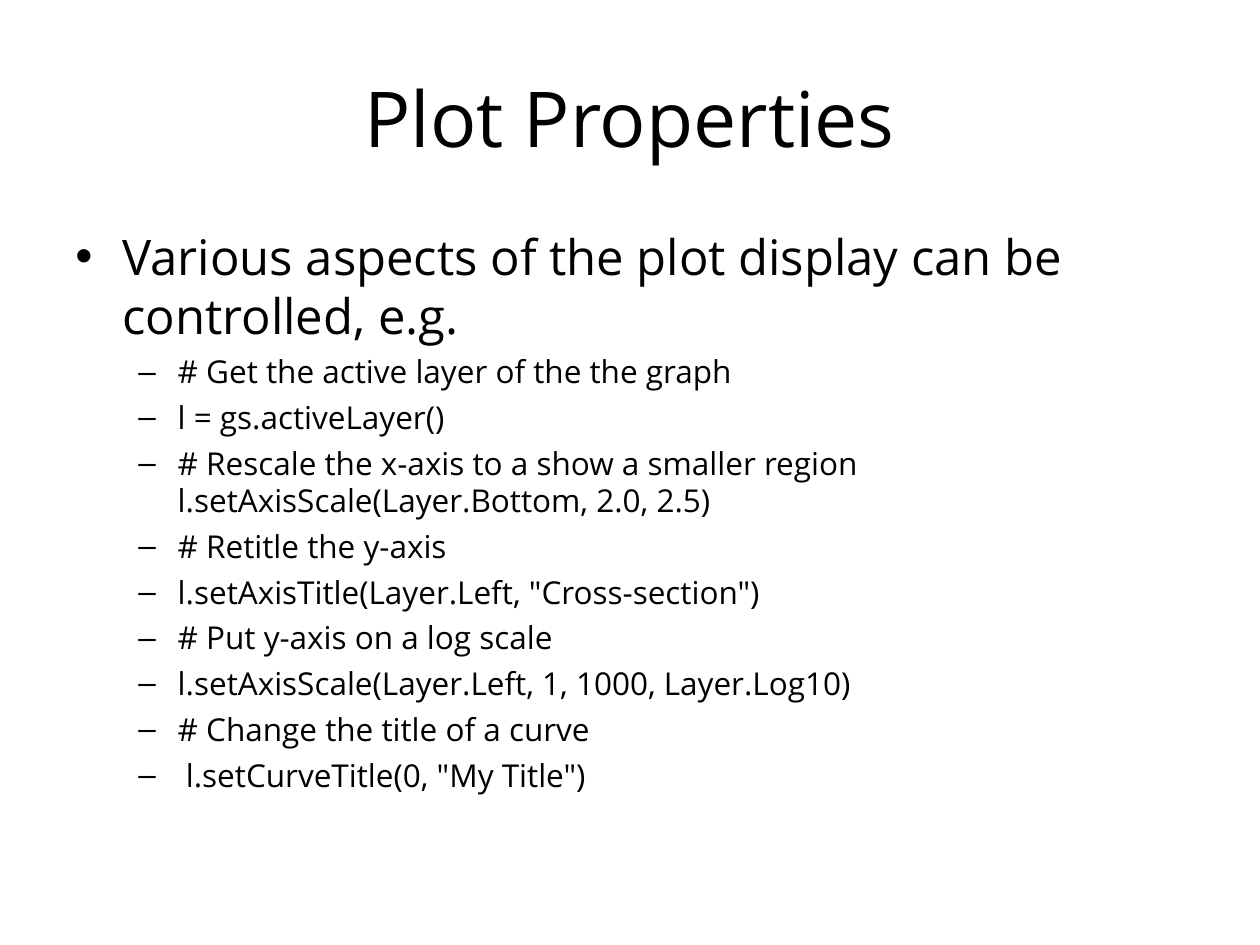
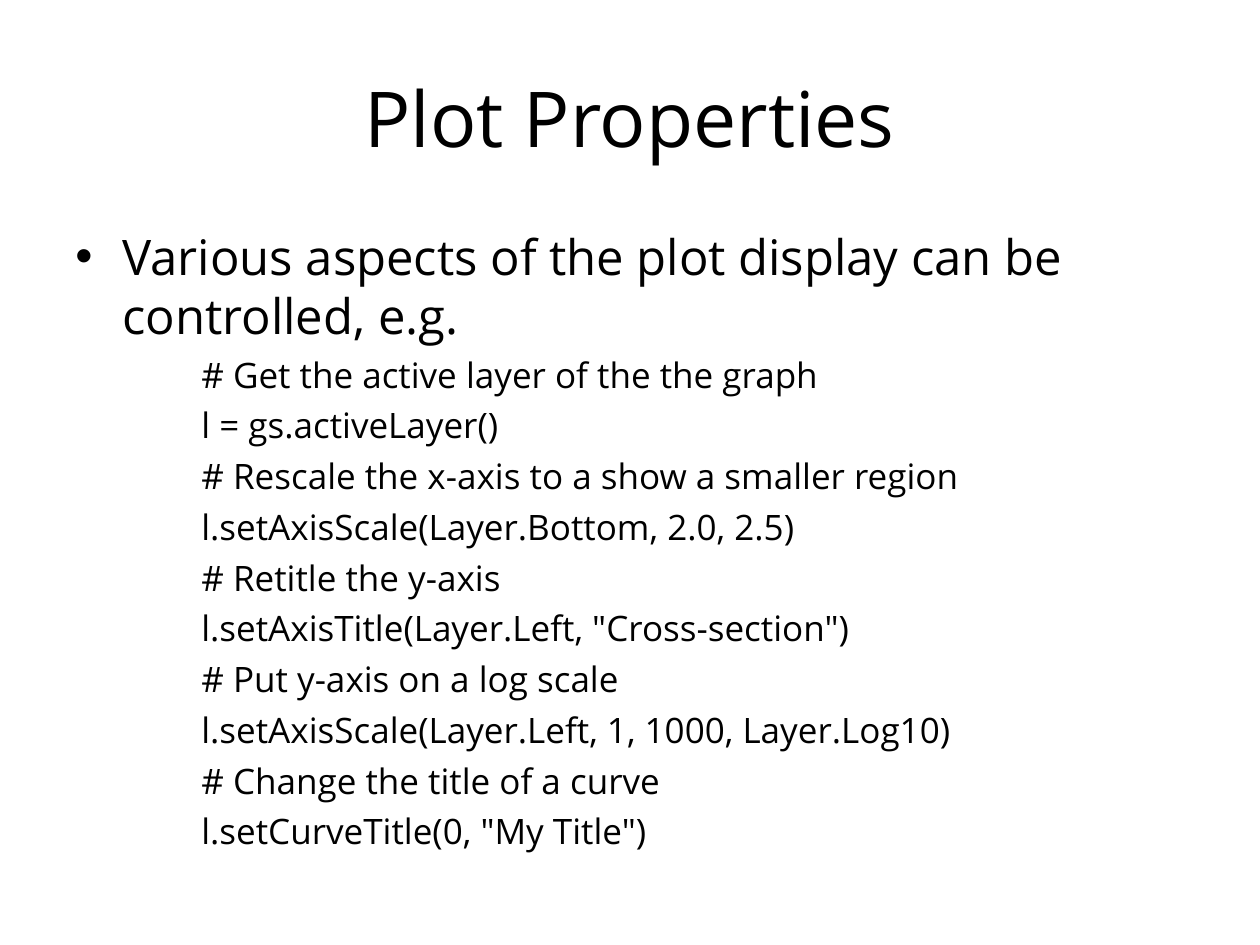
Before and after one commit to mantidproject/documents, a slide deck: slide 21 of Presentations/Python training course/Python in Mantid.ppt. Drawn at 1260x945 pixels with LibreOffice and Linux fonts; fonts in the diff are those of the drawing; background and template pictures are left out. Boxes give left, top, right and bottom in pixels: in the first picture for what was removed or moved away, otherwise in the second. Text is boxed around its words. In the diff, an @@ line names an element or a change of style, - is before the commit and + after.

```diff
--- a/Presentations/Python training course/Python in Mantid.ppt
+++ b/Presentations/Python training course/Python in Mantid.ppt
@@ text at (201, 361, 951, 853): size 18 to 20 pt in "# Get the active layer of the ...", "l = gs.activeLayer()", "# Retitle the y-axis", "l.setAxisTitle(Layer.Left, "Cross-section")" and 4 more places; bullet – to none; list level 2 to 3 in "# Get the active layer ..."; list level 2 to 3 in "l = gs.activeLayer()"; list level 2 to 3 in "# Retitle the y-axis"; list level 2 to 3 in "l.setAxisTitle(Layer.Left, "Cross-section")"; list level 2 to 3 in "# Put y-axis on a ..."; list level 2 to 3 in "l.setAxisScale(Layer.Left, 1, 1000, Layer.Log10)"; list level 2 to 3 in "# Change the title of ..."; list level 2 to 3 in "l.setCurveTitle(0, "My Title")" @@
@@ text at (201, 462, 958, 549): text changed; size 18 to 20 pt @@
-  – # Rescale the x-axis to a show a smaller region l.setAxisScale(Layer.Bottom, 2.0, 2.5)
+    # Rescale the x-axis to a show a smaller region
+    l.setAxisScale(Layer.Bottom, 2.0, 2.5)
```
Also in this commit, not shown: 10 other slides changed, 4 slides added, 3 other files.
